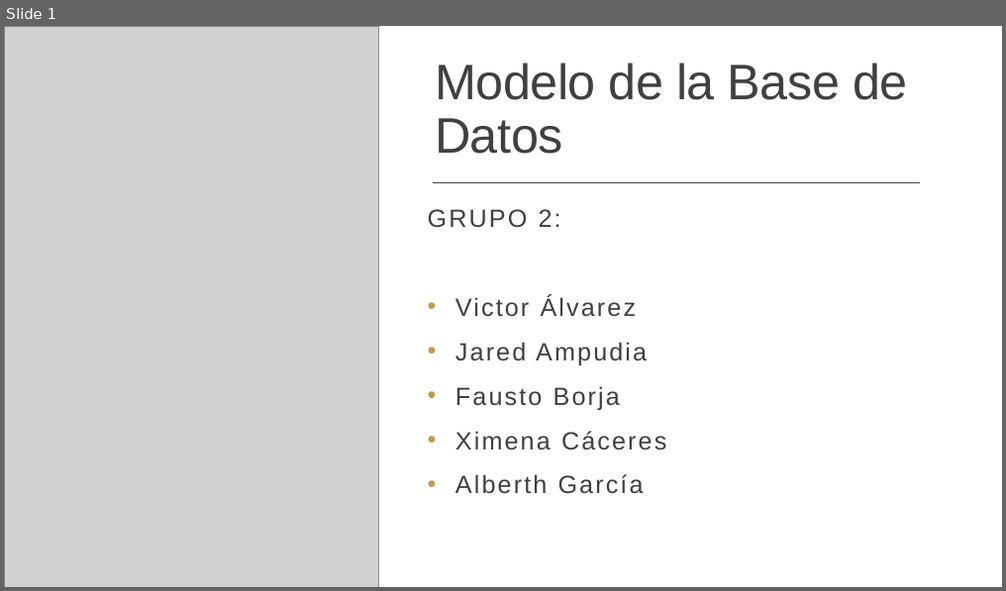
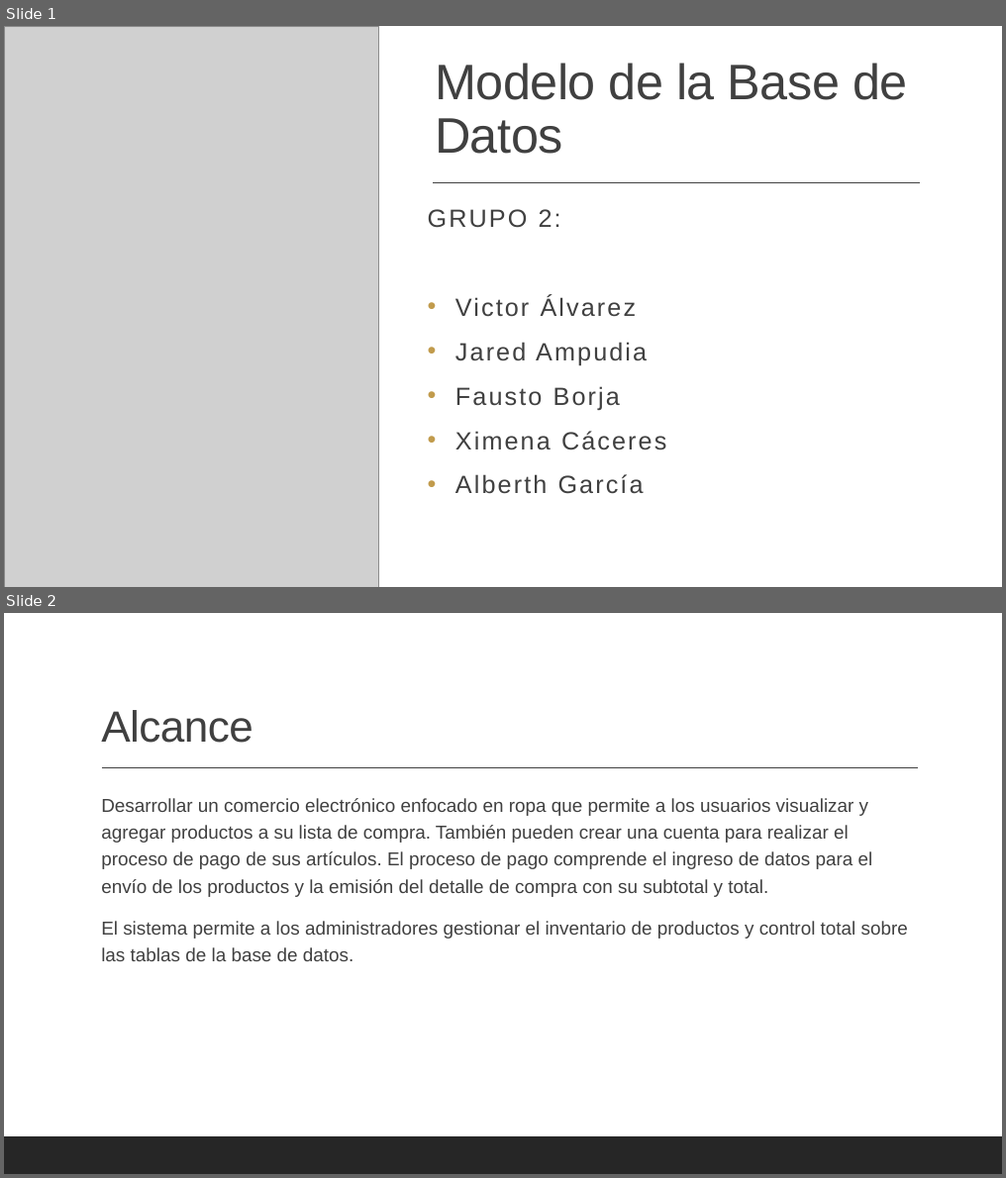
Before and after one commit to jaredait/minimal, a slide deck: Documentos aula virtual/Grupo 2 - Semana 2.pptx. Shown one above the other, each under a label of ours: slide 1 before the commit, slides 1 and 2 after it. The pictures are 1006x591 and 1006x1178 pixels, drawn with LibreOffice and Linux fonts; fonts in the diff are those of the drawing; grey boxes stand for pictures. Boxes give left, top, right and bottom in pixels: in the first picture for what was removed or moved away, otherwise in the second. Text is boxed around its words. In the diff, an @@ line names an element or a change of style, - is before the commit and + after.

```diff
--- a/Documentos aula virtual/Grupo 2 - Semana 2.pptx
+++ b/Documentos aula virtual/Grupo 2 - Semana 2.pptx
@@ slide 2 added at bbox=[4, 613, 1002, 1174], background #FFFFFF @@
@@ title added at bbox=[101, 710, 253, 743], 42 pt, text #404040 @@
+Alcance
@@ line added from (102, 768) to (918, 768), #404040 1 pt @@
@@ text added at bbox=[101, 798, 908, 961], 18 pt, text #404040 @@
+  Desarrollar un comercio electrónico enfocado en ropa que permite a los usuarios visualizar y agregar productos a su lista de compra. También pueden crear una cuenta para realizar el proceso de pago de sus artículos. El proceso de pago comprende el ingreso de datos para el envío de los productos y la emisión del detalle de compra con su subtotal y total.
+  El sistema permite a los administradores gestionar el inventario de productos y control total sobre las tablas de la base de datos.
@@ rectangle added at bbox=[4, 1137, 1002, 1174], fill #262626 @@
```
Also in this commit, not shown: 3 other slides added, 1 slide removed, 6 other files.
